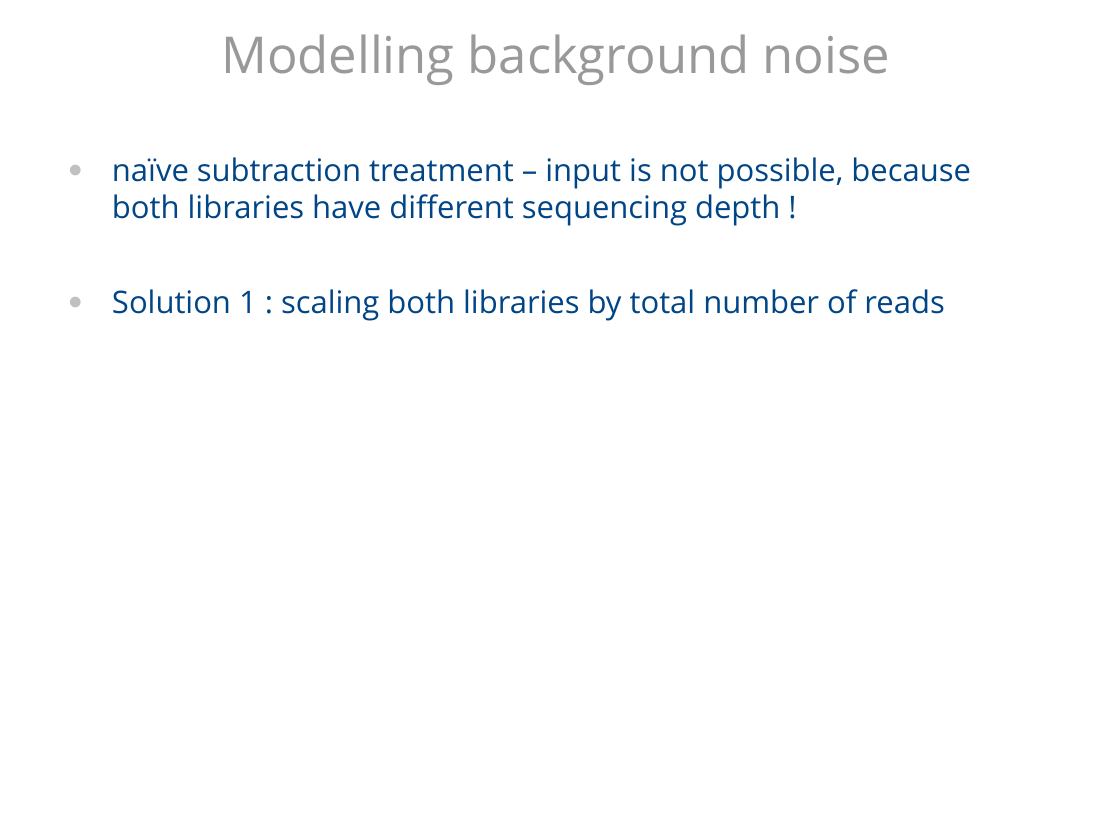
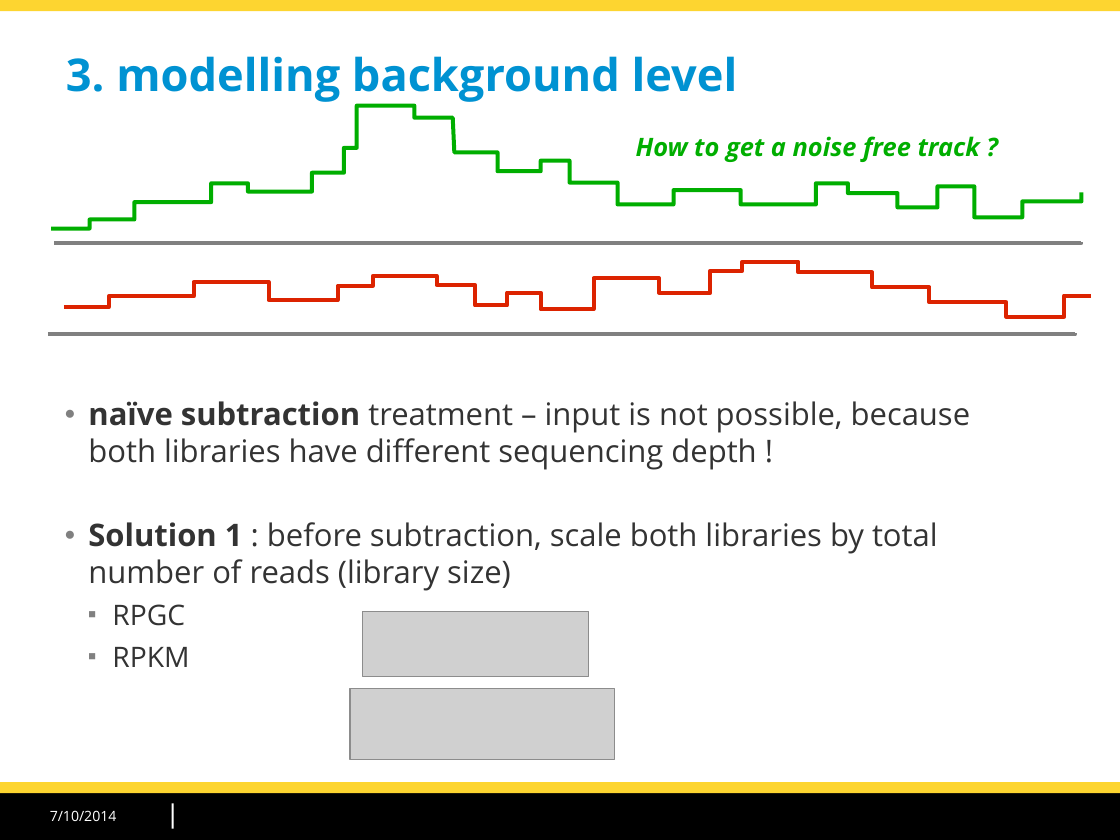
Before and after one commit to morganeTC/atelier_chip-seq_roscoff_2014, a slide deck: slide 15 of slides/chipseq_CarlHerrmann_Roscoff2014.odp (slide 17 before the commit). Drawn at 1120x840 pixels with LibreOffice and Linux fonts; fonts in the diff are those of the drawing; grey boxes stand for pictures; background and template pictures are left out. Boxes give left, top, right and bottom in pixels: in the first picture for what was removed or moved away, otherwise in the second. Text is boxed around its words. In the diff, an @@ line names an element or a change of style, - is before the commit and + after.

```diff
--- a/slides/chipseq_CarlHerrmann_Roscoff2014.odp
+++ b/slides/chipseq_CarlHerrmann_Roscoff2014.odp
@@ rectangle added at (x1=0, y1=0, x2=1120, y2=11), fill #FDD530 @@
@@ title "3. modelling background level" at (x1=66, y1=56, x2=738, y2=102): vertical alignment middle to top @@
@@ title at (x1=66, y1=56, x2=738, y2=102): text changed; size 36 to 32 pt; text colour #999999 to #0092D2; bold on @@
-Modelling background noise
+3. modelling background level
@@ freeform shape added at (x1=51, y1=106, x2=1081, y2=229), outline #00AE00 2.83 pt @@
@@ text added at (x1=636, y1=136, x2=980, y2=162), 18 pt, text #00AE00, bold, italic @@
+How to get a noise free track ?
@@ freeform shape added at (x1=55, y1=242, x2=1082, y2=244), outline #808080 2.83 pt @@
@@ freeform shape added at (x1=64, y1=262, x2=1092, y2=317), outline #DC2300 2.83 pt @@
@@ freeform shape added at (x1=48, y1=333, x2=1075, y2=335), outline #808080 2.83 pt @@
@@ text "naïve subtraction treatment – input ..." moved from (x1=112, y1=157, x2=970, y2=321) to (x1=88, y1=401, x2=971, y2=667) @@
@@ text at (x1=88, y1=401, x2=971, y2=470): text colour #004586 to #333333 in "naïve subtraction treatment – input is not ..."; bold on in "naïve subtraction"; indent changed; less space between paragraphs; bullet colour #C0C0C0 to #808080 @@
@@ text at (x1=88, y1=522, x2=938, y2=667): text changed; text colour #004586 to #333333 @@
-● Solution 1 : scaling both libraries by total number of reads
+● Solution 1 : before subtraction, scale both libraries by total number of reads (library size)
+  ■ RPGC
+  ■ RPKM
@@ picture added at (x1=363, y1=612, x2=589, y2=678) @@
@@ picture added at (x1=351, y1=689, x2=615, y2=759) @@
@@ rectangle added at (x1=0, y1=794, x2=1120, y2=840), fill #000000 @@
@@ rectangle added at (x1=0, y1=783, x2=1120, y2=794), fill #FDD530 @@
@@ line added from (173, 805) to (173, 828), #FFFFFF 1.42 pt @@
@@ text added at (x1=50, y1=810, x2=117, y2=821), 10 pt, text #FFFFFF @@
+7/10/2014
```
Also in this commit, not shown: 29 other slides changed, 9 slides added, 15 slides removed, 2 other files.
